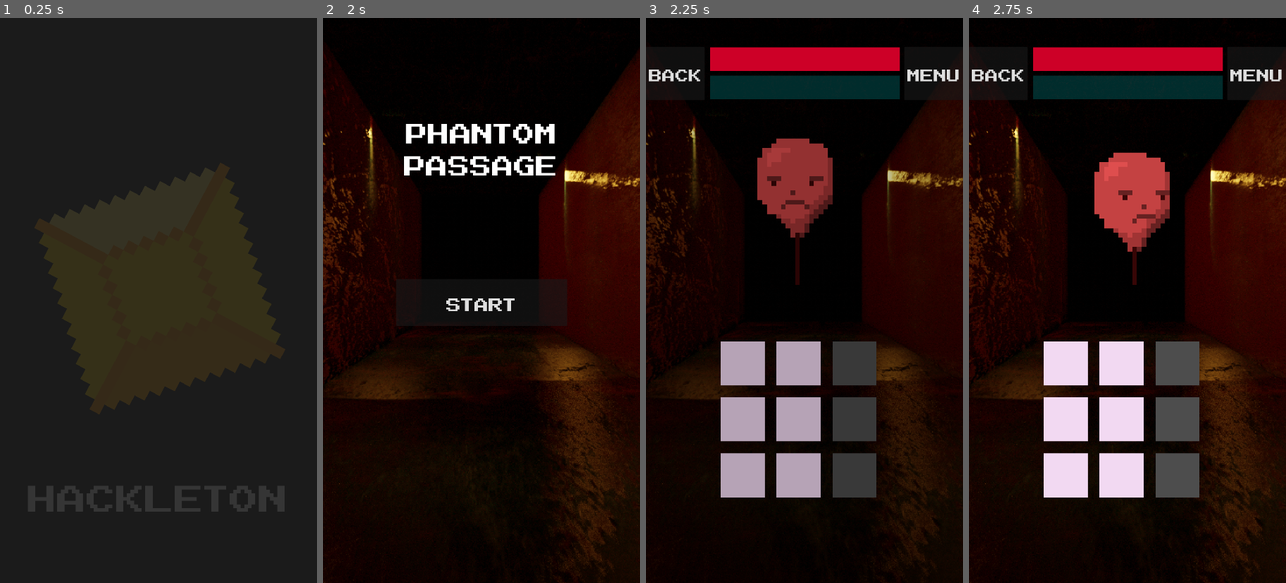
Above: before the commit, frames 1-4 (left to right).
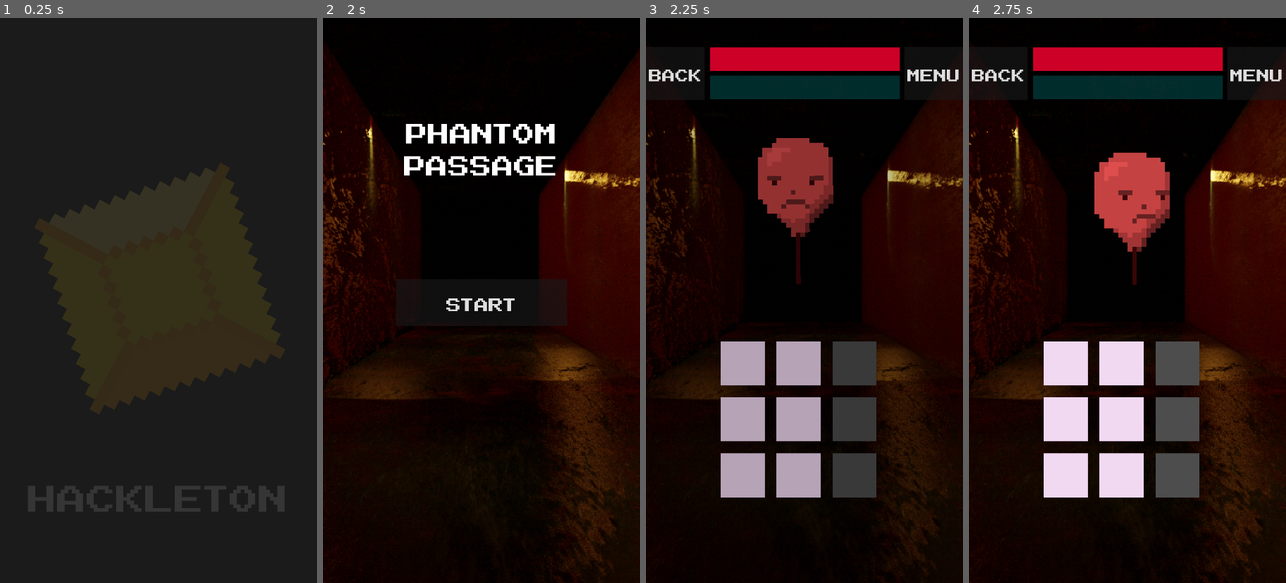
Above: after the commit, the same moments.

Repository: numberpup/phantom-passage
Game: Godot game, scene res://Scenes/UI/SplashScreen.tscn
The game is run twice, just before and just after one commit, with the same random seed, the same clock (stepped at 60 frames per second) and the same inputs.
Inputs (mouse positions are in pixels of both pictures, inside the frame that each line leads up to):
- Up to frame 1 (0.25 s): no input
- Up to frame 2 (2 s): move the mouse to (551, 272) at 0.52 s; click (551, 272) at 0.67 s; drag from (418, 328) to (465, 413) at 1.27 s
- Up to frame 3 (2.25 s): click "START" at 2 s
- Up to frame 4 (2.75 s): no input

Frames 1-2 are identical in both runs. In frame 3, 0.2% of the frame differs, in the area x 35-60%, y 21-48%; in frame 4, nothing differs.

Commit message:
Added enemy transition animations
Added some simple enemy animations that happen on death and when a new enemy is instantiated

Diff:
--- a/Scenes/LevelScreen.tscn
+++ b/Scenes/LevelScreen.tscn
@@ -36,15 +36,15 @@
 [node name="EnemyContainer" type="MarginContainer" parent="."]
 custom_minimum_size = Vector2(700, 700)
 layout_mode = 1
-anchors_preset = 8
+anchors_preset = -1
 anchor_left = 0.5
-anchor_top = 0.5
+anchor_top = 0.339
 anchor_right = 0.5
-anchor_bottom = 0.5
+anchor_bottom = 0.339
 offset_left = -350.0
-offset_top = -660.0
+offset_top = -350.88
 offset_right = 350.0
-offset_bottom = 40.0
+offset_bottom = 349.12
 grow_horizontal = 2
 grow_vertical = 2
 
--- a/Scripts/Enemies/EnemyShell.gd
+++ b/Scripts/Enemies/EnemyShell.gd
@@ -82,11 +82,8 @@
 	pass
 
 func _ready() -> void:
-
 	# Set up the animation
 	setup_animation()
-
-
 
 	# Emit signal indicating the global health was updated
 	emit_signal("updated_enemy_health")
@@ -94,15 +91,6 @@
 	# Force scale both on the root node and the AnimatedSprite2D
 	scale = Vector2(size_mult, size_mult)  # Scale the root node
 	animated_sprite.scale = Vector2(size_mult, size_mult)  # Scale the sprite further if needed
-
-#func setup_health_bar() -> void:
-	## Load and instance the HealthBar scene
-	#var health_bar = $LevelScreen/InfoBar/ProgressBar
-#
-	## Initialize the health bar values
-	#health_bar.max_health = max_health
-	#health_bar.current_health = health
-	#health_bar.setup_health_bar()
 
 
 func take_damage(amount: int) -> void:
@@ -160,20 +148,6 @@
 	animated_sprite.speed_scale = speed_mult
 	animated_sprite.scale = Vector2(size_mult, size_mult)  # Scale up for visibility
 
-#func update_health_bar() -> void:
-	#if health_bar:
-		#print("Animating health bar to:", health)
-#
-		## Create a tween to smoothly animate the health bar value
-		#var tween = create_tween()
-		#tween.tween_property(
-			#health_bar.progress_bar,  # Tween the ProgressBar node
-			#"value",  # Animate the `value` property
-			#health,  # Target value
-			#0.3  # Duration in seconds
-		#).set_trans(Tween.TRANS_QUAD).set_ease(Tween.EASE_OUT)
-
-
 # Signal handler for `board_clear`
 func _on_game_board_board_clear() -> void:
 	print("Board clear signal received by EnemyShell.")
@@ -184,4 +158,9 @@
 func die() -> void:
 	print("Enemy has been defeated.")
 	emit_signal("enemy_died")  # Notify LevelScreen
+
+
+	var tween = get_tree().create_tween()
+	tween.tween_property($AnimatedSprite2D, "scale", Vector2(0,0), .2).set_ease(Tween.EASE_IN)
+	await get_tree().create_timer(.2).timeout
 	queue_free()
--- a/Scripts/level_screen.gd
+++ b/Scripts/level_screen.gd
@@ -44,11 +44,14 @@
 	else:
 		enemy_instance._setup("nice_torso", "enemy")
 
-	enemy_container.add_child(enemy_instance)
-
-	# Center the enemy manually
+		# Center the enemy manually
 	var container_center = enemy_container.size / 2
 	enemy_instance.position = container_center
+
+	enemy_container.rotation_degrees = 10
+	enemy_container.add_child(enemy_instance)
+	var tween = get_tree().create_tween()
+	tween.tween_property(enemy_container, "rotation_degrees", 0, .2).set_trans(Tween.TRANS_BACK)
 
 	#enemy_instance.modulate = get_random_tint()
 
Not shown, added: Builds/Phantom Passage v0.5.9.apk
Not shown, added: Builds/Phantom Passage v0.5.9.apk.idsig
